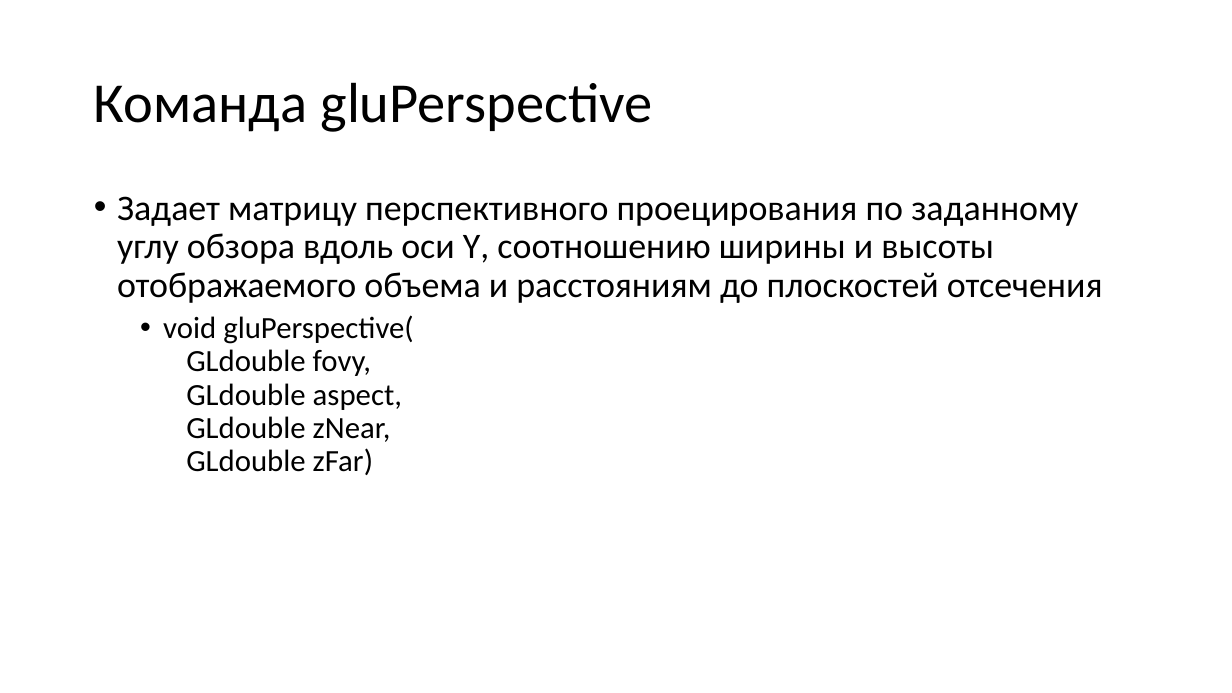
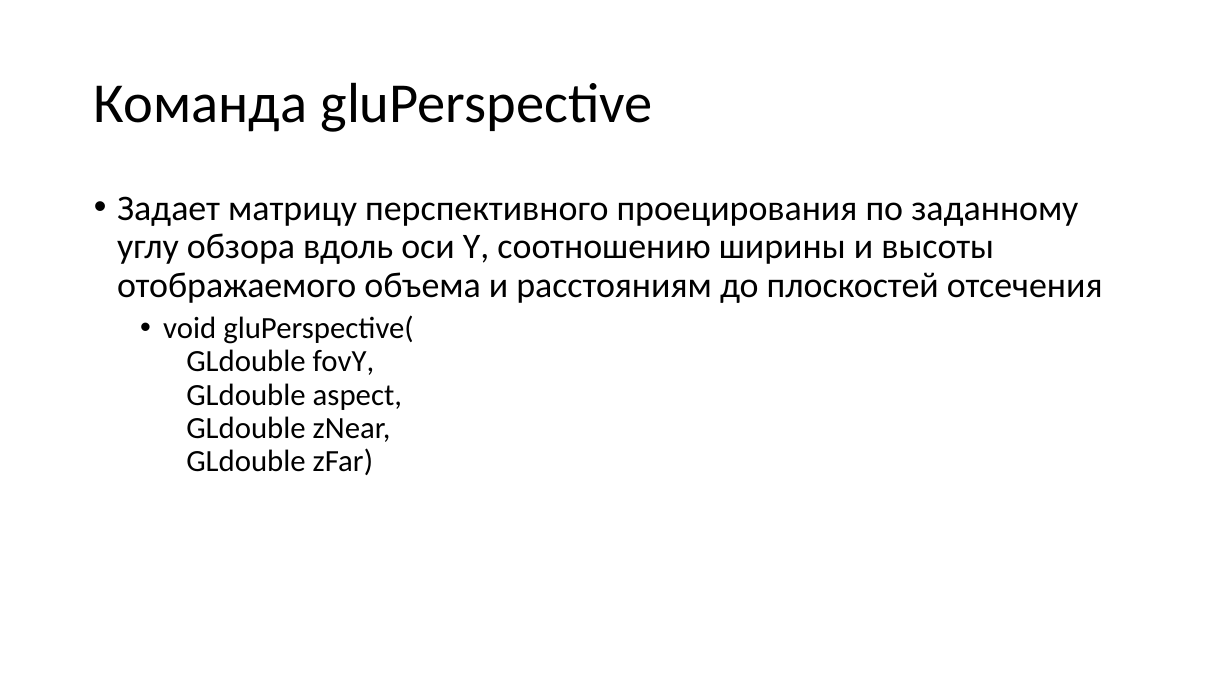
Before and after one commit to alexey-malov/cg-course, a slide deck: slide 57 of lectures/04 - Визуализация трехмерных объектов.pptx. Drawn at 1232x693 pixels with LibreOffice and Linux fonts; fonts in the diff are those of the drawing. Boxes give left, top, right and bottom in pixels: in the first picture for what was removed or moved away, otherwise in the second. Text is boxed around its words. In the diff, an @@ line names an element or a change of style, - is before the commit and + after.

```diff
--- a/lectures/04 - Визуализация трехмерных объектов.pptx
+++ b/lectures/04 - Визуализация трехмерных объектов.pptx
@@ text at (163,315,414,475): text changed @@
-  • void gluPerspective(
-    GLdouble fovy,
-    GLdouble aspect,
-    GLdouble zNear,
-    GLdouble zFar)
+  • void gluPerspective(
+    GLdouble fovY,
+    GLdouble aspect,
+    GLdouble zNear,
+    GLdouble zFar)
```
Also in this commit, not shown: 1 other slide changed.
